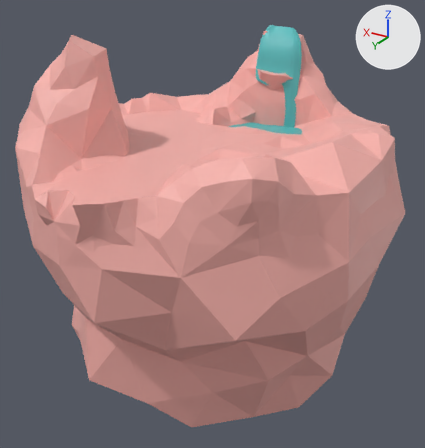
Renders of the FBX model Assets/Models/newLevelt.fbx from each side of a commit.
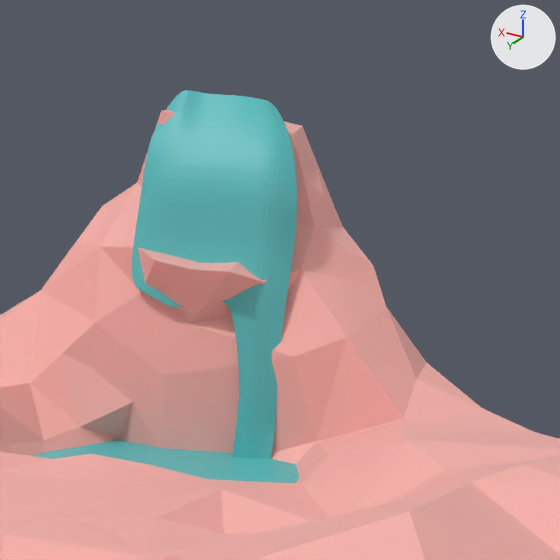
Each version is shown whole from a 50 mm camera at (-156.4, 239.3, 77.7) aimed at (-6.8, -10.1, -47.0), then close up on the part from 52% to 88% of the width and 0% to 35% of the height. Arrows for +X, +Y and +Z are at upper right; the lights stay in place.
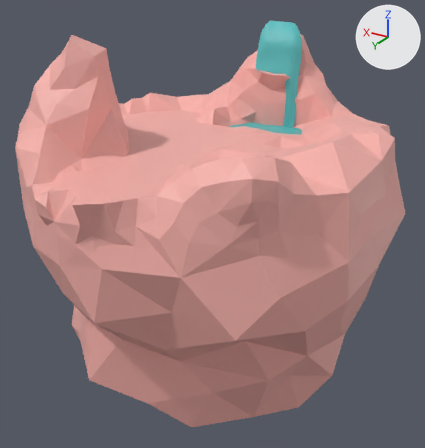
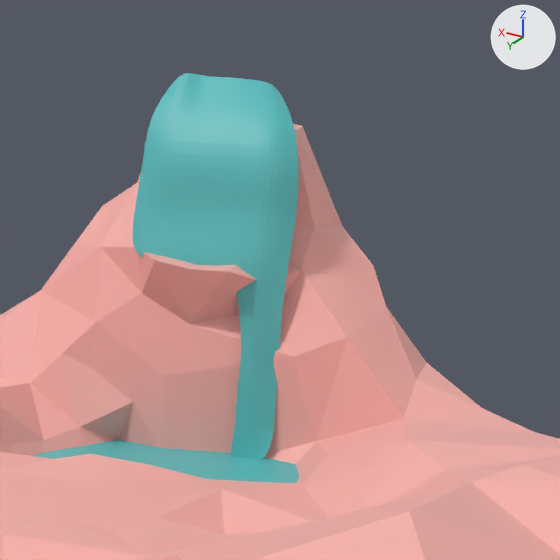
Where the change shows, as pixel boxes [x1, y1, x2, y2] in the close-ups (560 x 560 px):
'Plane.003', reshaped, moved
    before: [132, 90, 297, 459]
    after: [133, 73, 298, 459]

Diff of the bpy script that builds the scene:
```diff
--- a/Assets/Models/newLevelt.fbx.py
+++ b/Assets/Models/newLevelt.fbx.py
@@ me_plane_003 @@
 # used by ob_plane_003; location = (0.0, 0.0, 0.0)
-me_plane_003.from_pydata(...)  # 753 vertices, 680 faces; spans x -27.6..-3.0, y -77.6..-62.3, z -7.1..50.0
+me_plane_003.from_pydata(...)  # 753 vertices, 680 faces; spans x -27.6..-3.0, y -77.6..-62.3, z -10.1..46.3
+# me_plane_003 part 1: 744 of 753 vertices moved; they spanned x -27.6..-3.0, y -77.6..-62.3, z -7.1..50.0 and now span x -27.6..-3.0, y -77.6..-62.3, z -10.1..46.3; mean shift (0.0, 0.0, -1.9); largest move (-6.9, -73.8, 50.0) -> (-6.9, -73.8, 46.3)
 me_plane_003.materials.append(mat_water_001)
@@ ob_plane_003 @@
 ob_plane_003 = bpy.data.objects.new('Plane.003', me_plane_003)
-ob_plane_003.location = (0.0, 0.0, 0.0)
+ob_plane_003.location = (0.0, 0.0, 6.2)
```
